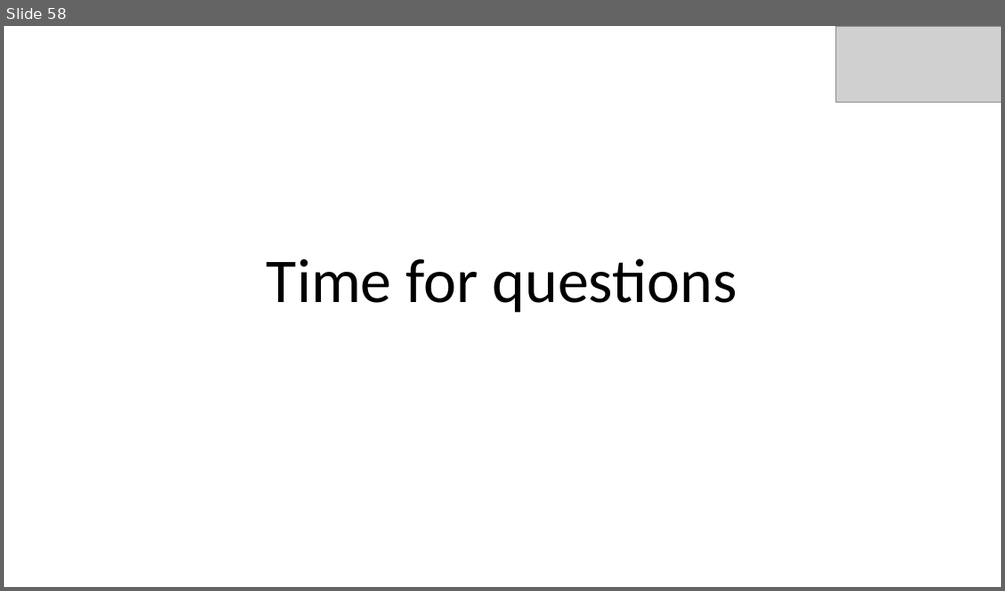
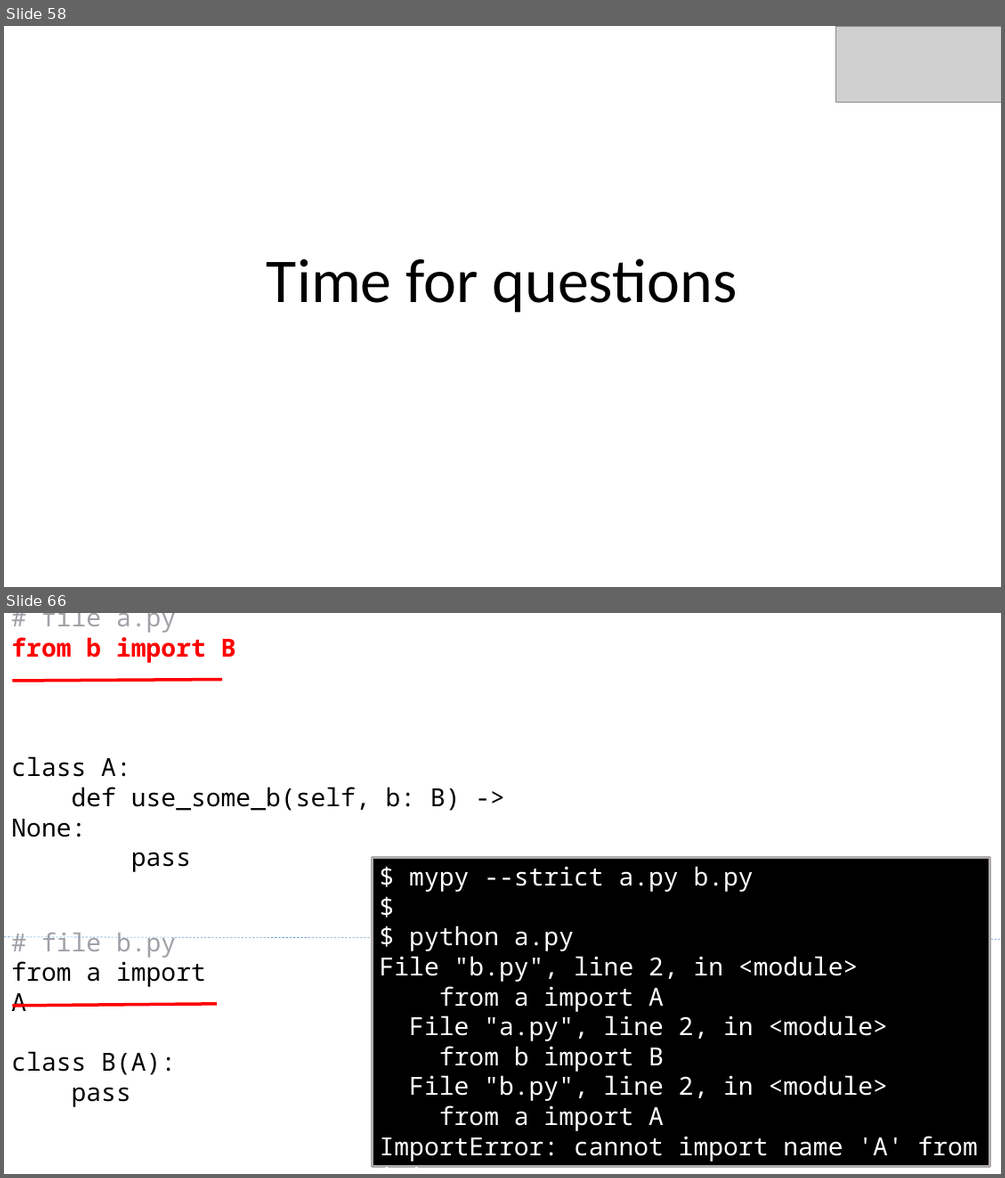
Before and after one commit to bluebird75/whoiam, a slide deck: PyParis_2018/Type Annotations PyParis 2018 - v4 for pdf.pptx. Shown one above the other, each under a label of ours: slide 58 before the commit, slides 58 and 66 after it; the slides between them are not shown. The pictures are 1005x591 and 1005x1178 pixels, drawn with LibreOffice and Linux fonts; fonts in the diff are those of the drawing; grey boxes stand for pictures; background and template pictures are left out. Boxes give left, top, right and bottom in pixels: in the first picture for what was removed or moved away, otherwise in the second. Text is boxed around its words. In the diff, an @@ line names an element or a change of style, - is before the commit and + after.

Commit message:
Add resources page and an extra example
- videos and website about Type Annotations
- one extra example showing how to solve circular imports

```diff
--- a/PyParis_2018/Type Annotations PyParis 2018 - v4 for pdf.pptx
+++ b/PyParis_2018/Type Annotations PyParis 2018 - v4 for pdf.pptx
@@ slide 66 added at [4,613,1001,1174], background #FFFFFF @@
@@ text added at [11,613,461,872], 24 pt, text #000000 @@
+# file a.py
+from b import B
+class A:
+def use_some_b(self, b: B) -> None:
+pass
@@ line added from (12, 681) to (222, 680), #FF0000 3 pt @@
@@ rectangle added at [372,858,990,1167], fill #000000, outline #AFABAB 2.25 pt, 24 pt, text #FFFFFF @@
+$ mypy --strict a.py b.py
+$
+$ python a.py
+File "b.py", line 2, in <module>
+from a import A
+File "a.py", line 2, in <module>
+from b import B
+File "b.py", line 2, in <module>
+from a import A
+ImportError: cannot import name 'A' from 'a'
@@ text added at [11,932,206,1107], 24 pt, text #000000 @@
+# file b.py
+from a import A
+class B(A):
+pass
@@ line added from (4, 937) to (1001, 939), #5B9BD5 0.5 pt dashed @@
@@ line added from (12, 1005) to (217, 1004), #FF0000 3 pt @@
```
Also in this commit, not shown: 12 other slides added, 2 other files.
